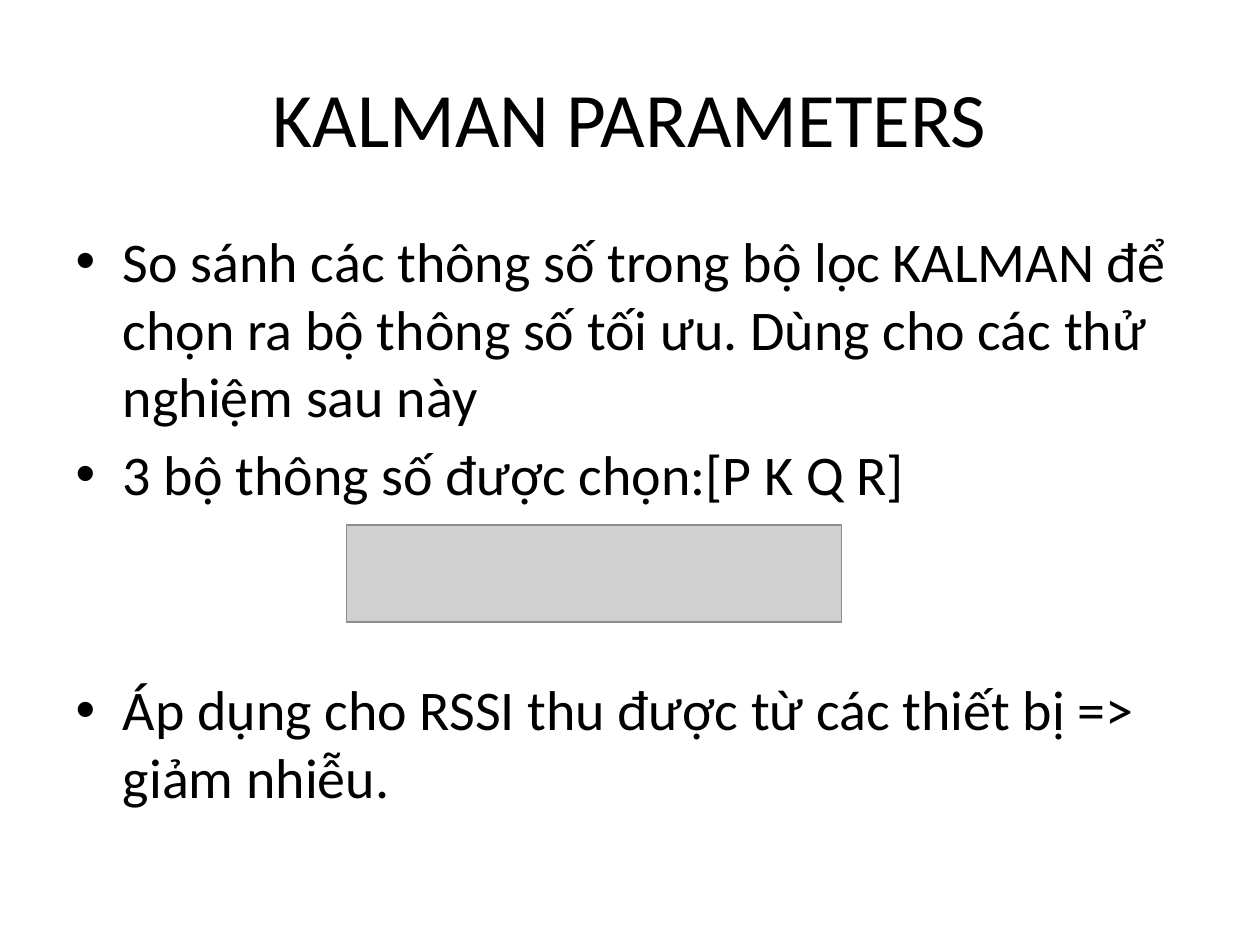
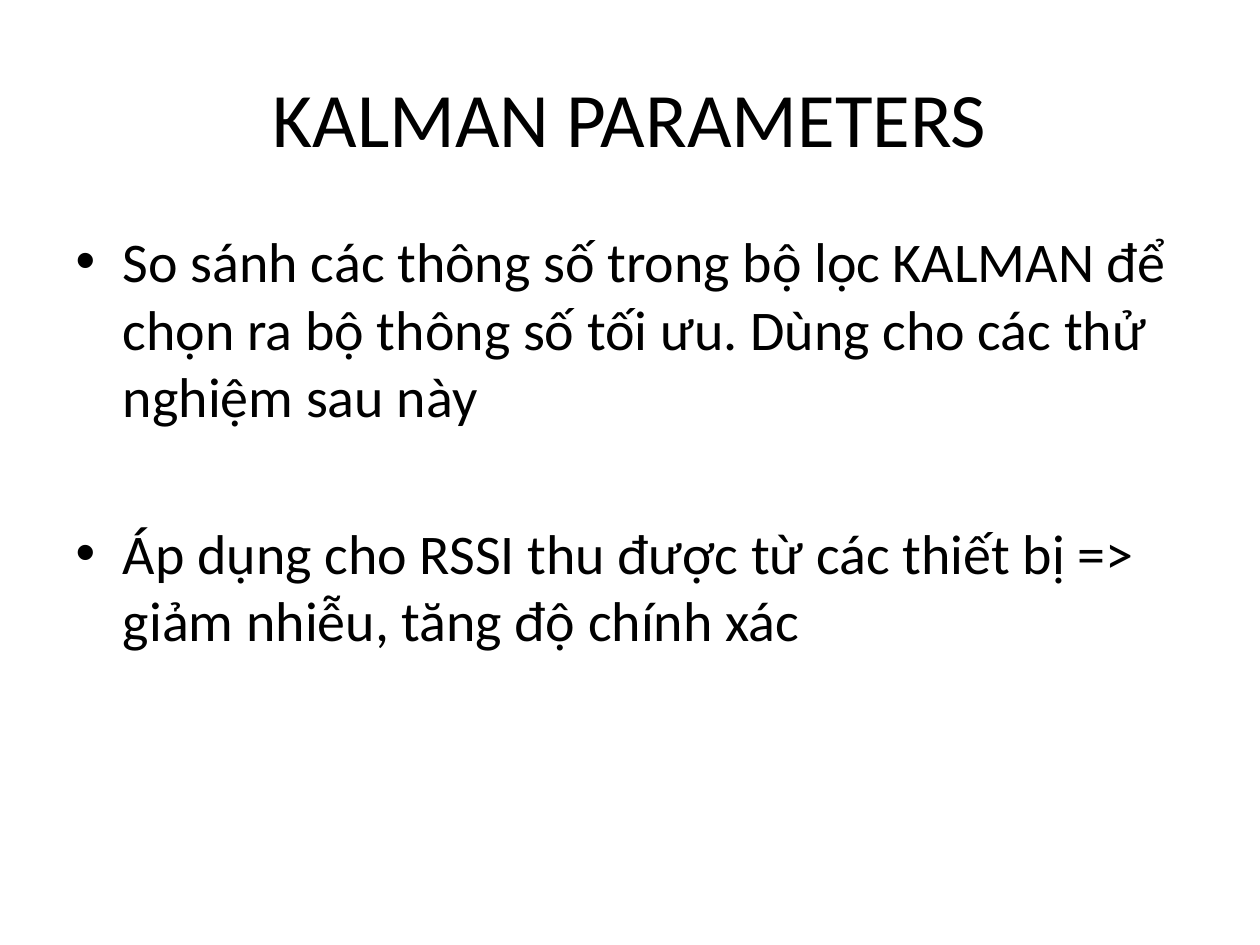
Before and after one commit to letruongthanh3698/BLE_matlab, a slide deck: slide 8 of report/Timeline.Report.pptx (slide 7 before the commit). Drawn at 1260x945 pixels with LibreOffice and Linux fonts; fonts in the diff are those of the drawing; grey boxes stand for pictures. Boxes give left, top, right and bottom in pixels: in the first picture for what was removed or moved away, otherwise in the second. Text is boxed around its words. In the diff, an @@ line names an element or a change of style, - is before the commit and + after.

Commit message:
add improve_rssi function and it's report

```diff
--- a/report/Timeline.Report.pptx
+++ b/report/Timeline.Report.pptx
@@ text at box(123, 527, 1065, 651): text changed @@
-• 3 bộ thông số được chọn:[P K Q R]
-• Áp dụng cho RSSI thu được từ các thiết bị => giảm nhiễu.
+• Áp dụng cho RSSI thu được từ các thiết bị => giảm nhiễu, tăng độ chính xác
@@ picture removed at box(346, 525, 842, 622) @@
```
Also in this commit, not shown: 1 other slide changed, 7 slides added, 21 other files.
